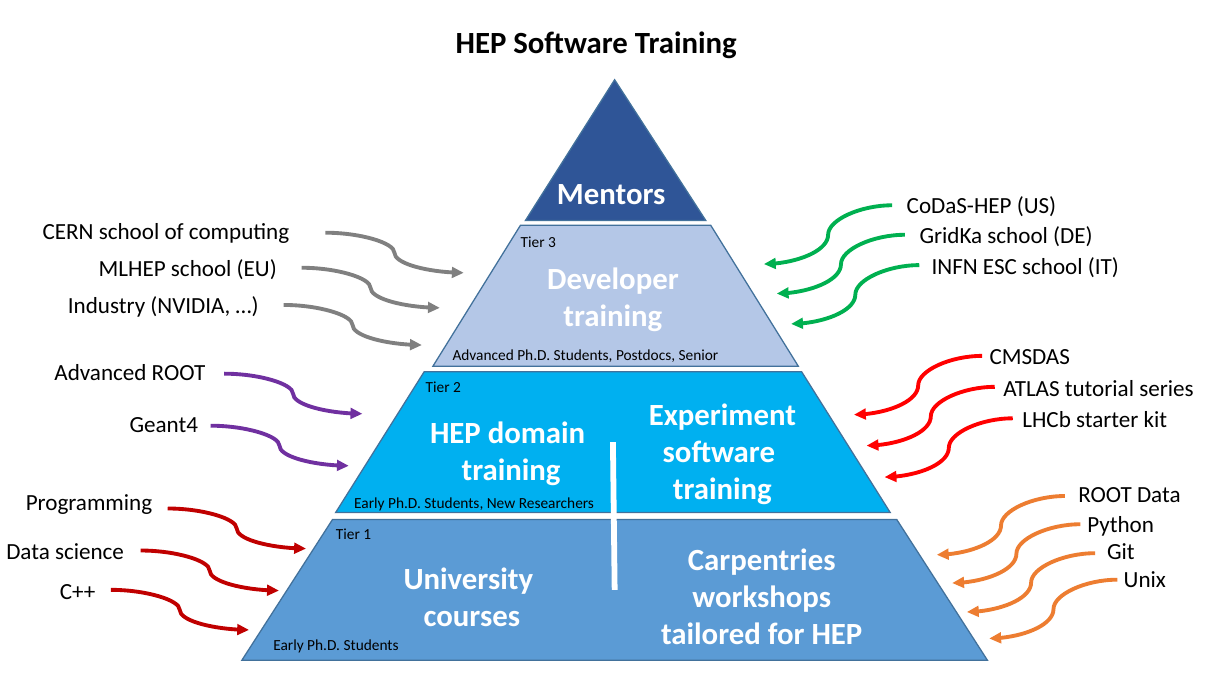
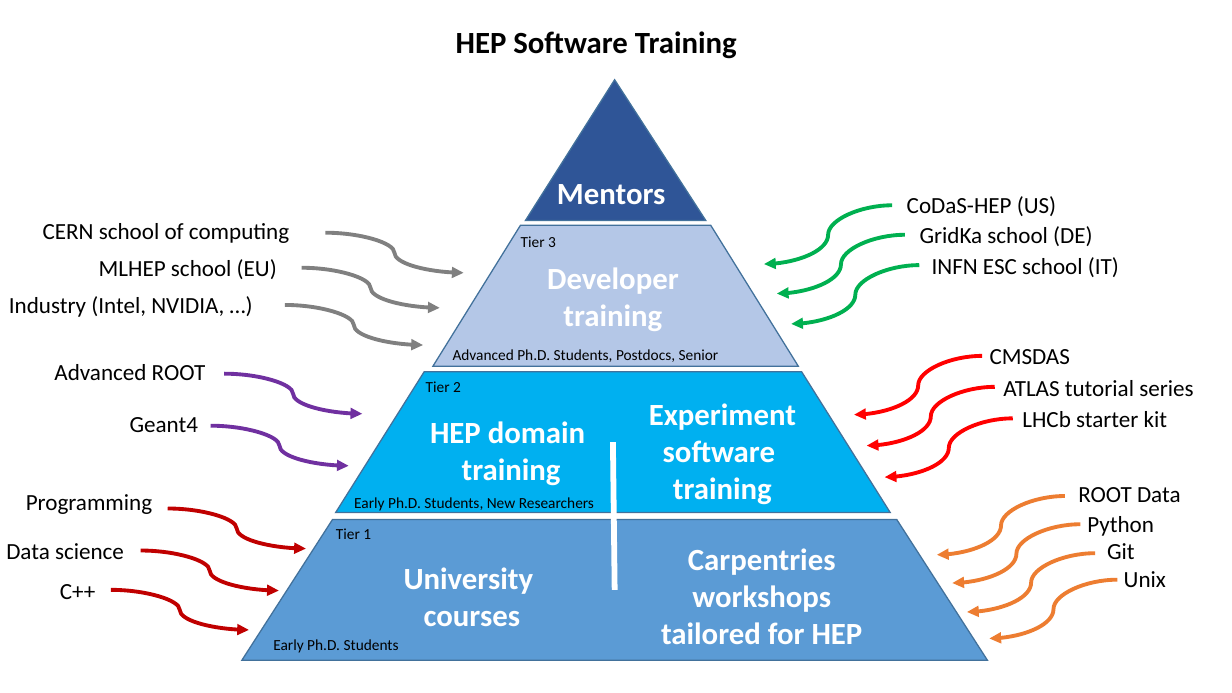
Before and after one commit to first-hep/first-hep.github.io, a slide deck: slide 1 of assets/img/Training-Pyramid.pptx. Drawn at 1232x693 pixels with LibreOffice and Linux fonts; fonts in the diff are those of the drawing. Boxes give left, top, right and bottom in pixels: in the first picture for what was removed or moved away, otherwise in the second. Text is boxed around its words. In the diff, an @@ line names an element or a change of style, - is before the commit and + after.

```diff
--- a/assets/img/Training-Pyramid.pptx
+++ b/assets/img/Training-Pyramid.pptx
@@ text at (9, 296, 224, 317): text changed @@
-Industry (NVIDIA, …)
+Industry (Intel, NVIDIA, …)
@@ freeform shape at (285, 305, 422, 345): outline redrawn @@
```
Also in this commit, not shown: 1 other file.
